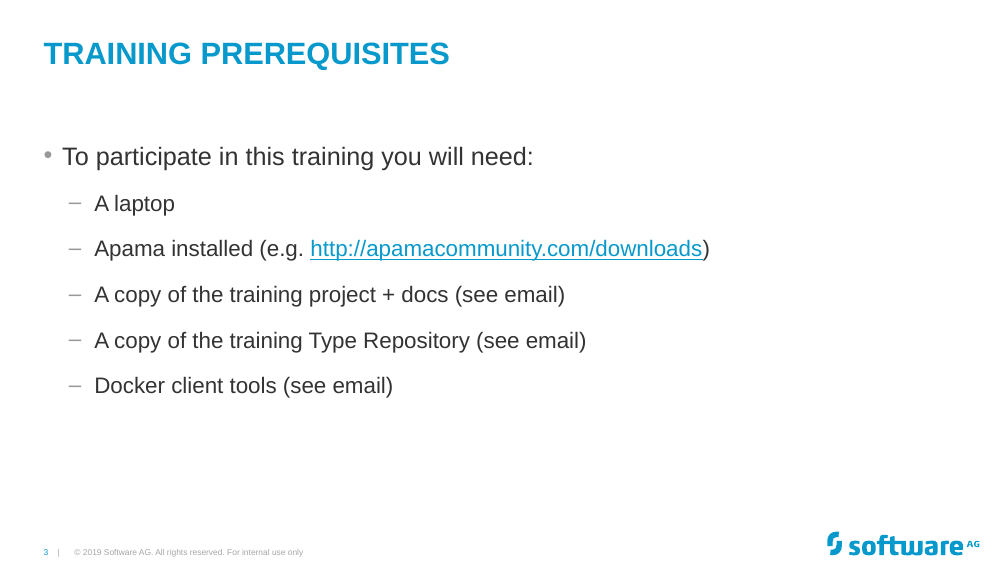
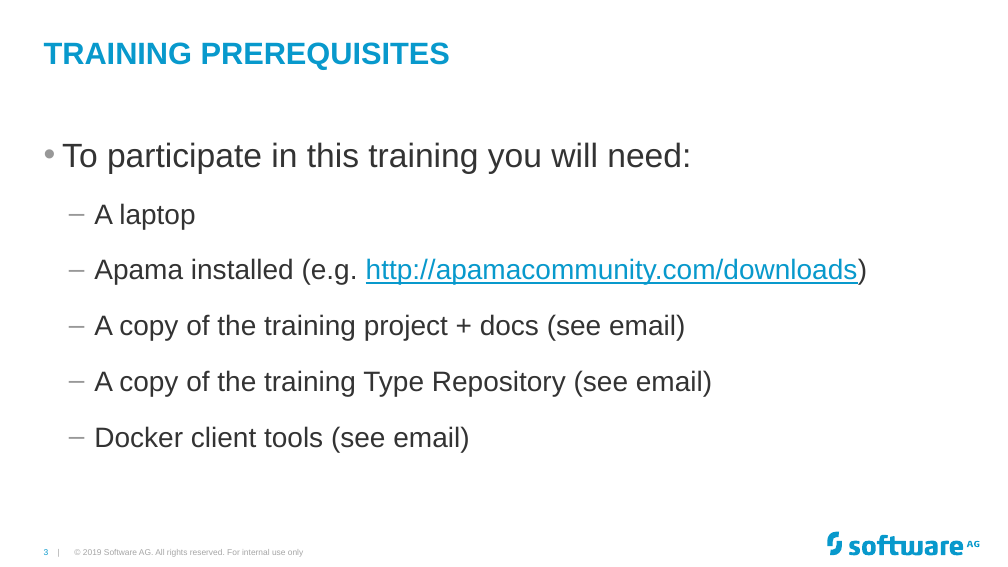
Before and after one commit to Cumulocity-IoT/apama-streaming-analytics-intro-training, a slide deck: slide 3 of Apama GAP Training.pptx. Drawn at 1008x567 pixels with LibreOffice and Linux fonts; fonts in the diff are those of the drawing; background and template pictures are left out. Boxes give left, top, right and bottom in pixels: in the first picture for what was removed or moved away, otherwise in the second. Text is boxed around its words. In the diff, an @@ line names an element or a change of style, - is before the commit and + after.

```diff
--- a/Apama GAP Training.pptx
+++ b/Apama GAP Training.pptx
@@ text "To participate in this training ..." at [62, 142, 868, 452]: size 18 to 24 pt in "To participate in this training you will ..."; size 16 to 20 pt in "A laptop", "Apama installed (e.g. http://apamacommunity.com/downloads)", "A copy of the training project + ...", "A copy of the training Type Repository ..." and 1 more places @@
```
Also in this commit, not shown: 20 other slides changed, 2 slides added.
